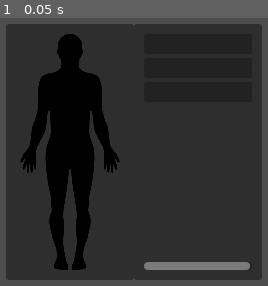
Above: before the commit, frame 1.
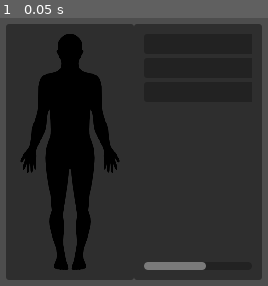
Above: after the commit, the same moment.

Repository: ProfG1/NeonBreakout
Game: Godot game, scene res://scenes/gui/LimbBaseHealthSystem.tscn
Same seed, same stepped clock (60 frames per second), same inputs: the game is played once before the commit and once after it. This scene is started directly instead of the project's main scene.
Inputs:
- Up to frame 1 (0.05 s): no input

The runs differ from the first frame. In frame 1, 0.5% of the frame differs, in the area x 75-94%, y 91-95%.

Commit message:
Update LimbBaseHealthSystem.tscn

Diff:
--- a/scenes/gui/LimbBaseHealthSystem.tscn
+++ b/scenes/gui/LimbBaseHealthSystem.tscn
@@ -84,15 +84,18 @@
 layout_mode = 2
 
 [node name="PanelContainer" type="PanelContainer" parent="AspectRatioContainer/HBoxContainer/PanelContainer2/MarginContainer/ScrollContainer/VBoxContainer"]
-custom_minimum_size = Vector2(110, 20)
+custom_minimum_size = Vector2(200, 20)
+layout_direction = 2
 layout_mode = 2
 size_flags_horizontal = 4
 size_flags_vertical = 0
 
 [node name="PanelContainer2" type="PanelContainer" parent="AspectRatioContainer/HBoxContainer/PanelContainer2/MarginContainer/ScrollContainer/VBoxContainer"]
-custom_minimum_size = Vector2(110, 20)
+custom_minimum_size = Vector2(200, 20)
+layout_direction = 2
 layout_mode = 2
 
 [node name="PanelContainer3" type="PanelContainer" parent="AspectRatioContainer/HBoxContainer/PanelContainer2/MarginContainer/ScrollContainer/VBoxContainer"]
-custom_minimum_size = Vector2(110, 20)
+custom_minimum_size = Vector2(200, 20)
+layout_direction = 2
 layout_mode = 2
